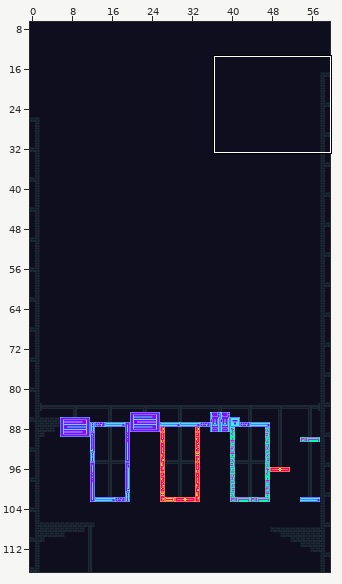
Two states of a Tiled map, assets/tiles/tilemap.tmx. The first picture is a wide view before the edit; the outline marks the close-up.
Close-up. Before:
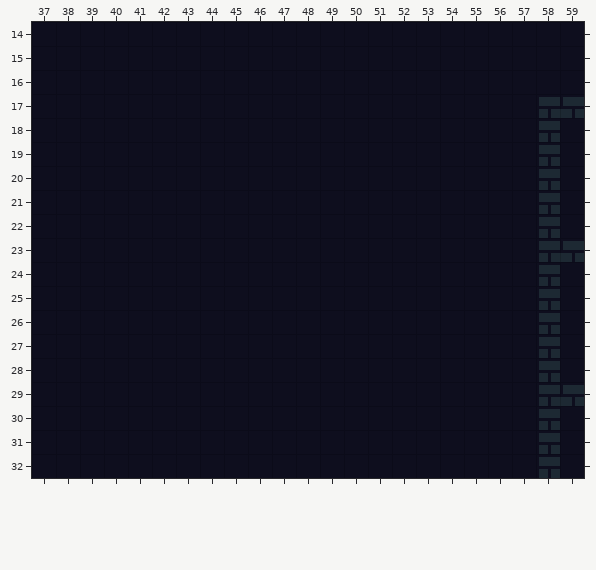
Cells are 8x8 px. Shown: x 37..59, y 14..32. The commit also changed other parts of the map, which this record leaves out.
Now the later version:
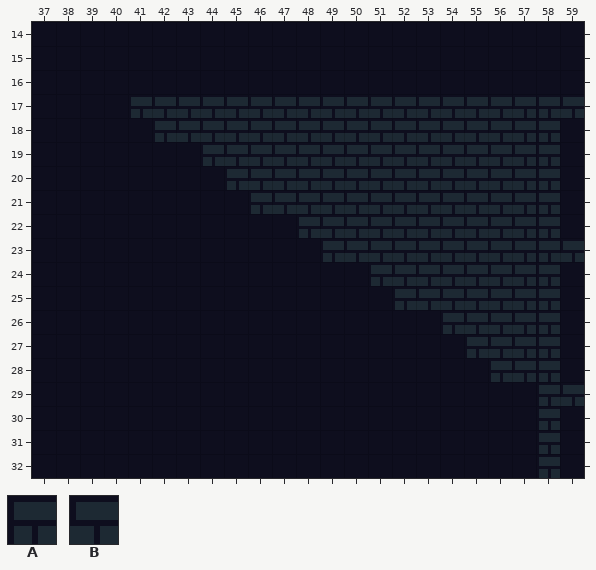
Key: from "tileset": A 2074, B 2075.
_ is an empty cell.
Changes in this commit:
{"where": "layer \"Buildings\""}
{"y":17,"x":41,"old":"_________________","new":"ABBBBBBBBBBBBBBBB"}
{"y":18,"x":42,"old":"________________","new":"ABBBBBBBBBBBBBBB"}
{"y":19,"x":44,"old":"______________","new":"ABBBBBBBBBBBBB"}
{"y":20,"x":45,"old":"_____________","new":"ABBBBBBBBBBBB"}
{"y":21,"x":46,"old":"____________","new":"ABBBBBBBBBBB"}
{"y":22,"x":48,"old":"__________","new":"ABBBBBBBBB"}
{"y":23,"x":49,"old":"_________","new":"ABBBBBBBB"}
{"y":24,"x":51,"old":"_______","new":"ABBBBBB"}
{"y":25,"x":52,"old":"______","new":"ABBBBB"}
{"y":26,"x":54,"old":"____","new":"ABBB"}
{"y":27,"x":55,"old":"___","new":"ABB"}
{"y":28,"x":56,"old":"__","new":"AB"}
